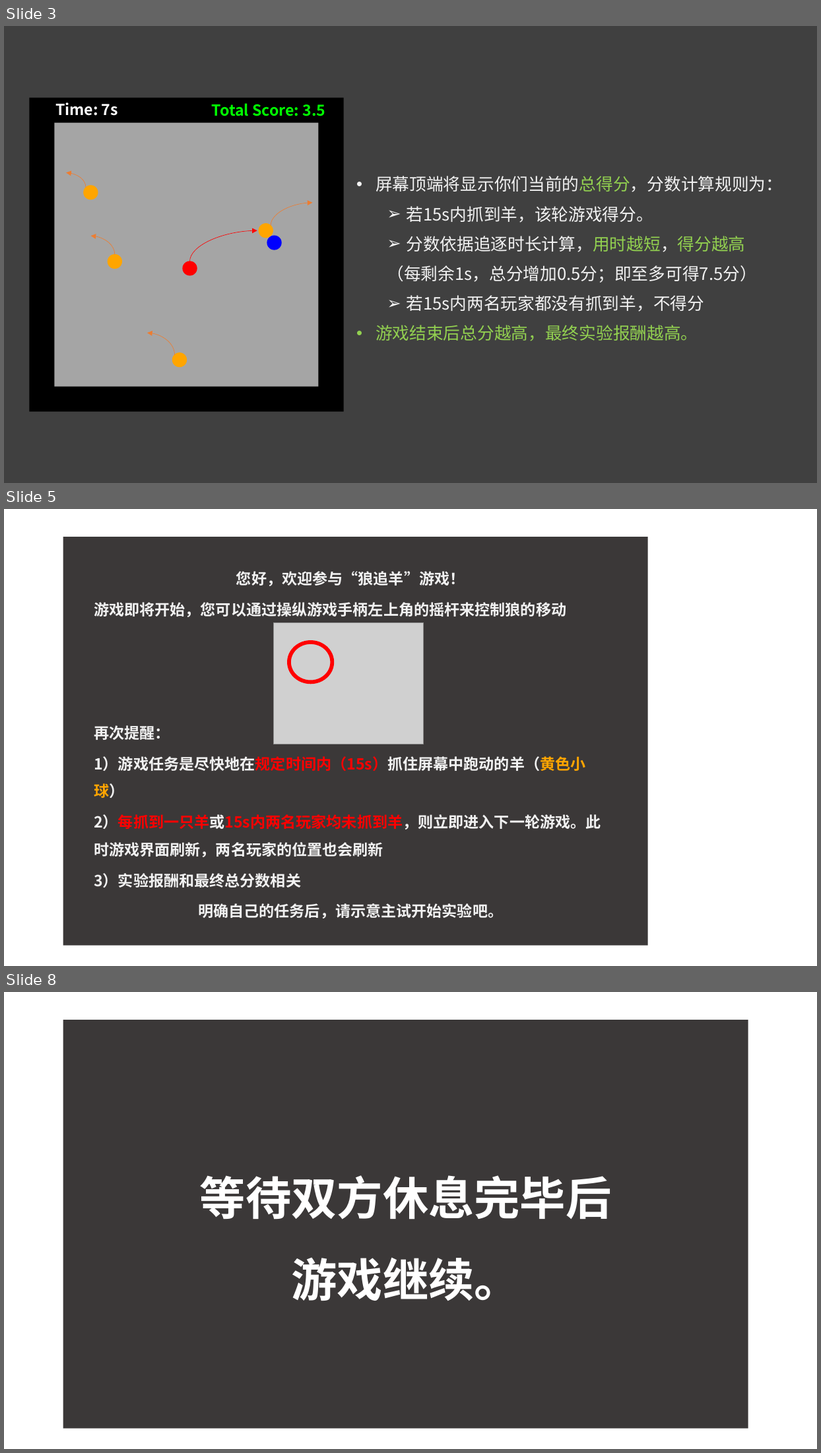
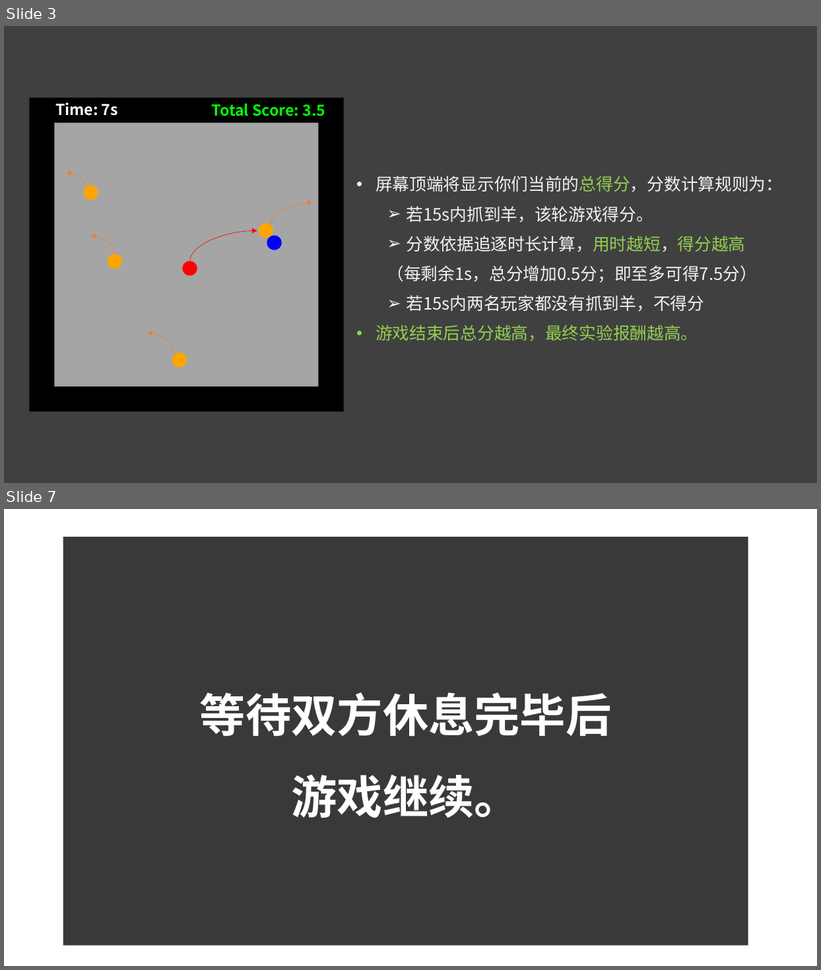
Before and after one commit to ChenyaGu/imagineWeCooperation, a slide deck: pictures/introduction.pptx. Shown one above the other, each under a label of ours: slides 3, 5 and 8 before the commit, slides 3 and 7 after it; the slides between them are not shown. The pictures are 821x1453 and 821x970 pixels, drawn with LibreOffice and Linux fonts; fonts in the diff are those of the drawing; grey boxes stand for pictures. Boxes give left, top, right and bottom in pixels: in the first picture for what was removed or moved away, otherwise in the second. Text is boxed around its words. In the diff, an @@ line names an element or a change of style, - is before the commit and + after.

```diff
--- a/pictures/introduction.pptx
+++ b/pictures/introduction.pptx
@@ slide 5 removed at (x1=4, y1=509, x2=817, y2=966), background #FFFFFF @@
@@ group removed at (x1=63, y1=537, x2=648, y2=947): 1 rectangle, 1 text, 1 picture, 1 ellipse @@
-您好，欢迎参与“狼追羊”游戏！
-游戏即将开始，您可以通过操纵游戏手柄左上角的摇杆来控制狼的移动
-再次提醒：
-1）游戏任务是尽快地在规定时间内（15s）抓住屏幕中跑动的羊（黄色小球）
-2）每抓到一只羊或15s内两名玩家均未抓到羊，则立即进入下一轮游戏。此时游戏界面刷新，两名玩家的位置也会刷新
-3）实验报酬和最终总分数相关
-明确自己的任务后，请示意主试开始实验吧。
@@ what was slide 8 is now slide 7 @@
```
Also in this commit, not shown: 3 slides changed, 1 other slide removed, 8 other files.
